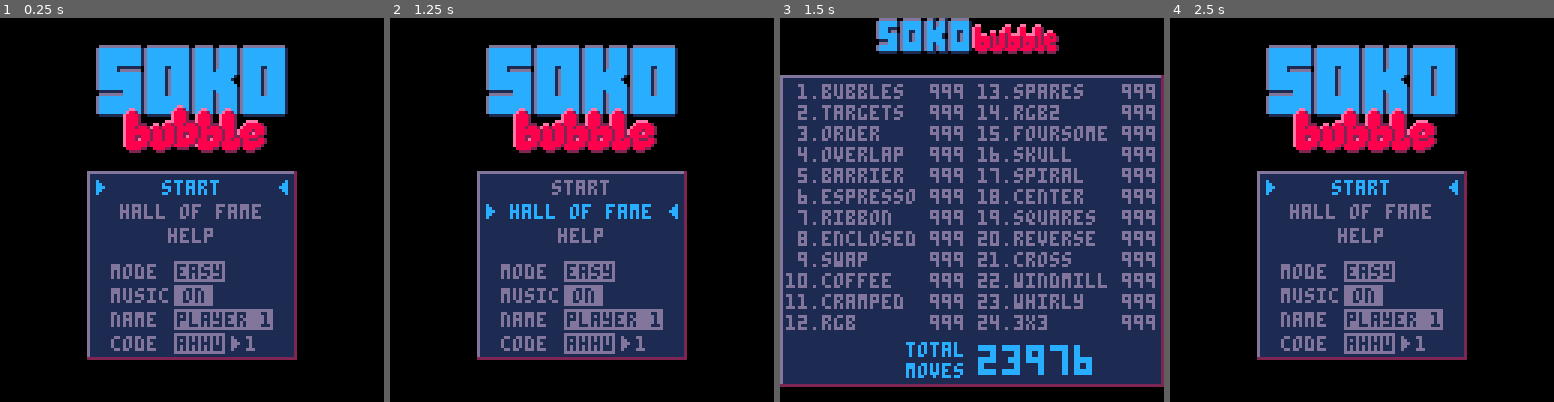
Above: before the commit, frames 1-4 (left to right).
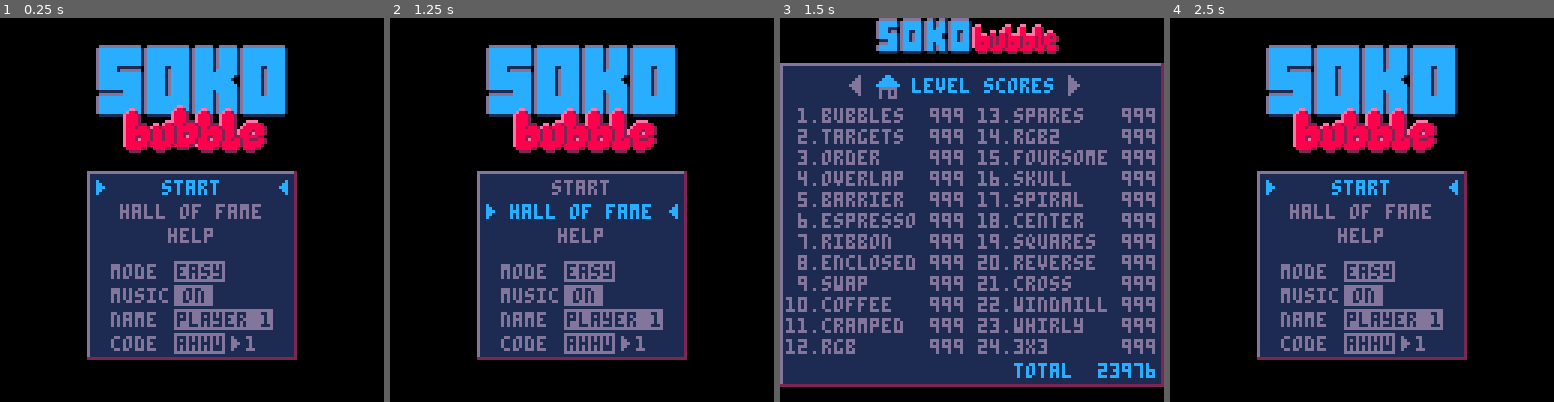
Above: after the commit, the same moments.

Repository: erwinbonsma/SokoBubbleP8
Game: PICO-8 cartridge sokobubble.p8
Same seed, same stepped clock (60 frames per second), same inputs: the game is played once before the commit and once after it.
Inputs:
- Up to frame 1 (0.25 s): no input
- Up to frame 2 (1.25 s): tap O (Z key) at 0.33, 1.07 s; tap Down at 0.7 s
- Up to frame 3 (1.5 s): tap X (X key) at 1.43 s
- Up to frame 4 (2.5 s): hold Up from 1.97 s (still down); tap X (X key) at 2.07 s; tap O (Z key) at 2.22 s

Frames 1-2 are identical in both runs. In frame 3, 25% of the frame differs, in the area x 0-100%, y 11-94%; in frame 4, nothing differs.

Commit message:
Also show total score table

Diff:
--- a/sokobubble.p8
+++ b/sokobubble.p8
@@ -183,6 +183,18 @@
  end
 end
 
+function pad_str(s,len,rpad,ch)
+ ch=ch or " "
+ while #s<len do
+  if rpad then
+   s=s..ch
+  else
+   s=ch..s
+  end
+ end
+ return s
+end
+
 function score_str(
  lvl_idx,score
 )
@@ -868,7 +880,7 @@
 function statsview:new()
  local o=new_object(self)
 
- o.global=false
+ o.view_idx=1
 
  return o
 end
@@ -877,10 +889,16 @@
  if btnp(❎) then
   self.hide_callback()
  end
- if hof and (
-  btnp(⬅️) or btnp(➡️)
- ) then
-  self.global=not self.global
+ if hof_lvl then
+  if btnp(⬅️) then
+   self.view_idx=(
+    1+(self.view_idx+1)%3
+   )
+  elseif btnp(➡️) then
+   self.view_idx=(
+    1+self.view_idx%3
+   )
+  end
  end
 end
 
@@ -889,46 +907,70 @@
 
  spr(134,32,0,8,2)
 
- rect3d(1,20,126,121,1,13,2)
-
- local draw_entry=function(
-  idx,name,score
- )
-  local x=((idx-1)\12)*64
-  local y=((idx-1)%12)*7+22
-  print(
-   ""..idx.."."..name,
-   x+6-(idx>=10 and 4 or 0),y,13
-  )
-  local s=""..score
-  print(s,x+62-#s*4,y,13)
- end
-
- local total=0
- for i=1,#level_defs-1 do
-  local name,score
-  if self.global then
-   name=hof[i][1]
-   score=hof[i][2]
-  else
-   name=level_defs[i].name
-   score=_stats:get_hi(i)
-  end
-  draw_entry(i,name,score)
-  total+=score
- end
-
- local s=""..total
- printbig(s,66,109,12)
- print("total",42,108,12)
- print("moves",42,115,12)
-
- if hof then
-  spr(142,10,107,1,2)
-  spr(143,30,107,1,2)
+ rect3d(1,16,126,121,1,13,2)
+
+ local make_entry=function(
+  idx,name,score,score_len
+ )
+  return (
+   pad_str(""..idx,2).."."..
+   pad_str(name,8,true).." "..
+   pad_str(""..score,score_len)
+  )
+ end
+
+ if self.view_idx<3 then
+  local total=0
+  for i=1,#level_defs-1 do
+   local name,score
+   if self.view_idx==1 then
+    name=level_defs[i].name
+    score=_stats:get_hi(i)
+   else
+    name=hof_lvl[i][1]
+    score=hof_lvl[i][2]
+   end
+   local x=((i-1)\12)*64+2
+   local y=((i-1)%12)*7+30
+   print(
+    make_entry(i,name,score,3),
+    x,y,13
+   )
+   total+=score
+  end
+
+  print("total",78,115,12)
+  local s=""..total
+  print(s,126-4*#s,115)
+ else
+  local y=30
+  for i,e in pairs(hof_tot) do
+   if i<=3 and e[2]<10000 then
+    printbig(sub(
+     make_entry(i,e[1],e[2],4)
+    ,2),4,y,13)
+    y+=12
+   else
+    print(make_entry(
+     i,e[1],e[2],5
+    ),28,y,13)
+    y+=8
+   end
+  end
+ end
+
+ print(
+  self.view_idx<3
+  and "level scores"
+  or "total scores",44,20,12
+ )
+
+ if hof_lvl then
+  spr(142,21,15,1,2)
+  spr(143,94,15,1,2)
   spr(
-   self.global and 11 or 10,
-   20,110
+   self.view_idx>1 and 11 or 10,
+   32,19
   )
  end
 end
@@ -1000,6 +1042,9 @@
  print("/exit",107,121,12)
 end
 
+-->8
+--box, undo_stack & player
+
 box={}
 function box:new(x,y,c)
  local o=new_object(self)
@@ -1075,9 +1120,6 @@
 
  return obj
 end
-
--->8
---player
 
 player={}
 function player:new(x,y,bubble)
@@ -1878,6 +1920,7 @@
  _gpio=gpio:new(
   received_hof,post_levels
  )
+ init_dummy_hof()
 
  music(0)
 
@@ -1891,6 +1934,21 @@
 
 function _draw()
  scene:draw()
+end
+
+function init_dummy_hof()
+ hof_lvl={}
+ hof_tot={}
+ for i=1,24 do
+  add(hof_lvl,{"player 1", 999})
+  if i<=10 then
+   local id=" "..i
+   add(hof_tot,{
+    "player"..sub(id,#id-1),
+    5000+i*1000
+   })
+  end
+ end
 end
 
 function start_level(
@@ -2389,12 +2447,10 @@
   printh("unexpected hof size")
   return
  end
- hof={}
- hof_total=0
+ hof_lvl={}
  for i=1,#f,2 do
   local nmov=tonum(f[i+1])
-  add(hof,{f[i],nmov})
-  hof_total+=nmov
+  add(hof_lvl,{f[i],nmov})
  end
 end
 
